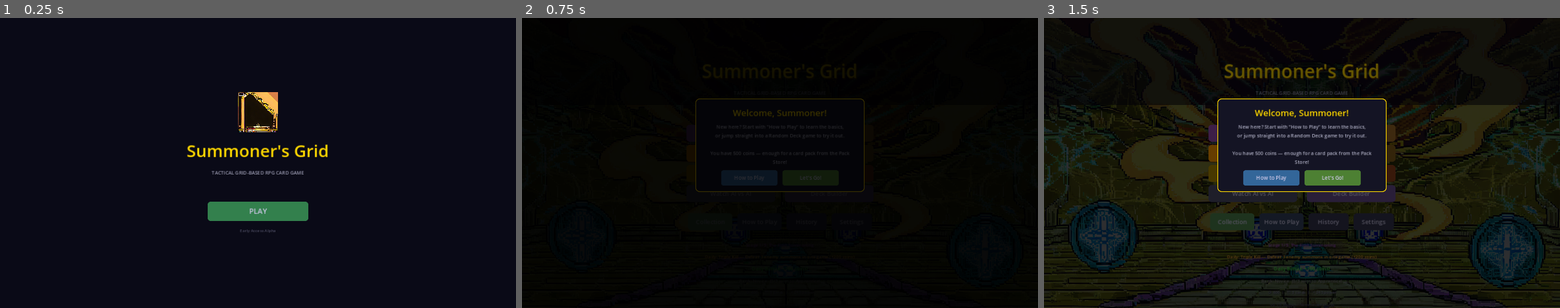
Above: before the commit, frames 1-3 (left to right).
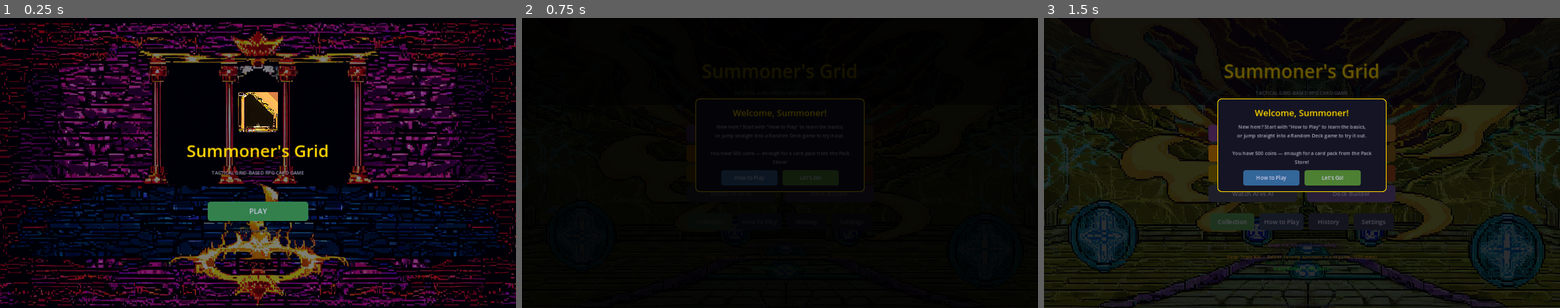
Above: after the commit, the same moments.

Repository: look-itsaxiom/summoners-grid
Game: Godot game, scene res://scenes/login.tscn
Two runs of this game, one before a commit and one after it. Both use one fixed random seed, a clock stepped at 60 frames per second and the inputs below.
Inputs:
- Up to frame 1 (0.25 s): no input
- Up to frame 2 (0.75 s): click "PLAY" at 0.5 s
- Up to frame 3 (1.5 s): click "Campaign" at 1.25 s

The runs differ from the first frame. In frame 1, 26% of the frame differs, in the area x 0-100%, y 0-100%; in frame 2, nothing differs; in frame 3, nothing differs.

Commit message:
art: login screen background — dark portal chamber with golden flame
ComfyUI-generated mystical portal entrance with purple stone walls
and golden summoning flame. Applied to both dev mode and auth mode
login screens with 50% dark overlay for text readability.
Extracted _add_background() helper for DRY code.

Co-Authored-By: Claude Opus 4.6 (1M context) <noreply@anthropic.com>

Diff:
--- a/godot/scripts/ui/login_screen.gd
+++ b/godot/scripts/ui/login_screen.gd
@@ -28,11 +28,28 @@
 		_build_login_ui()
 
 
+func _add_background() -> void:
+	var bg_path := "res://assets/login_bg.png"
+	if ResourceLoader.exists(bg_path):
+		var bg_tex := TextureRect.new()
+		bg_tex.texture = load(bg_path)
+		bg_tex.set_anchors_preset(Control.PRESET_FULL_RECT)
+		bg_tex.expand_mode = TextureRect.EXPAND_IGNORE_SIZE
+		bg_tex.stretch_mode = TextureRect.STRETCH_KEEP_ASPECT_COVERED
+		add_child(bg_tex)
+		var overlay := ColorRect.new()
+		overlay.color = Color(0.0, 0.0, 0.05, 0.5)
+		overlay.set_anchors_preset(Control.PRESET_FULL_RECT)
+		add_child(overlay)
+	else:
+		var bg := ColorRect.new()
+		bg.color = BG_COLOR
+		bg.set_anchors_preset(Control.PRESET_FULL_RECT)
+		add_child(bg)
+
+
 func _build_dev_mode_ui() -> void:
-	var bg := ColorRect.new()
-	bg.color = BG_COLOR
-	bg.set_anchors_preset(Control.PRESET_FULL_RECT)
-	add_child(bg)
+	_add_background()
 
 	var margin := MarginContainer.new()
 	margin.set_anchors_preset(Control.PRESET_FULL_RECT)
@@ -103,10 +120,7 @@
 
 
 func _build_login_ui() -> void:
-	var bg := ColorRect.new()
-	bg.color = BG_COLOR
-	bg.set_anchors_preset(Control.PRESET_FULL_RECT)
-	add_child(bg)
+	_add_background()
 
 	var login_margin := MarginContainer.new()
 	login_margin.set_anchors_preset(Control.PRESET_FULL_RECT)
Binary file added: godot/assets/login_bg.png
